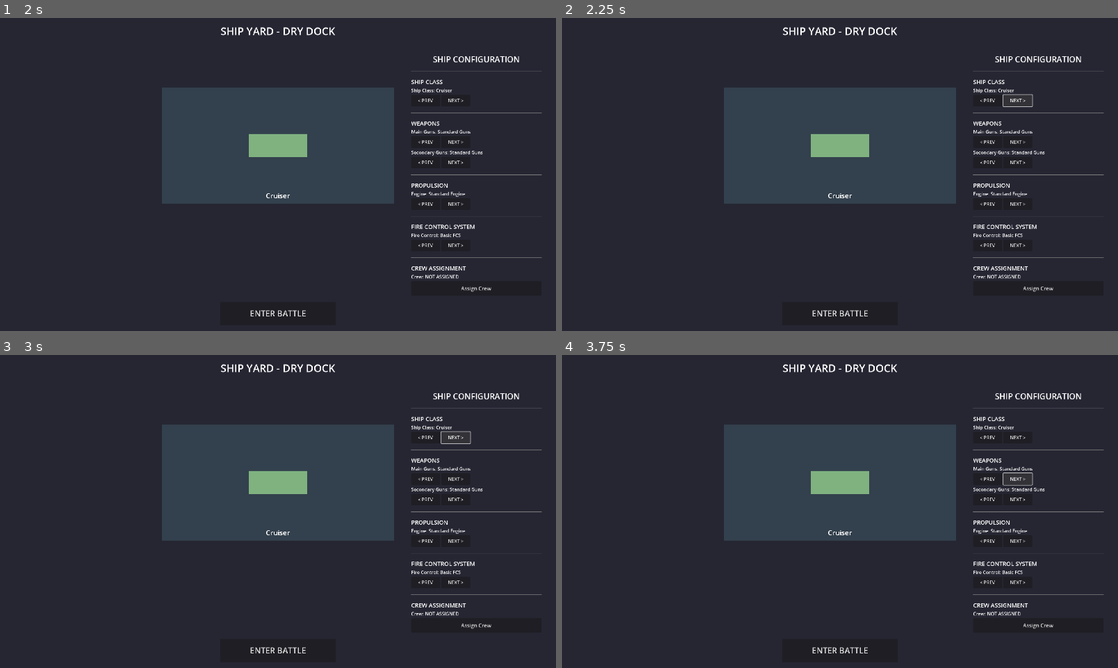
Above: before the commit, frames 1-4 (two rows, left to right).
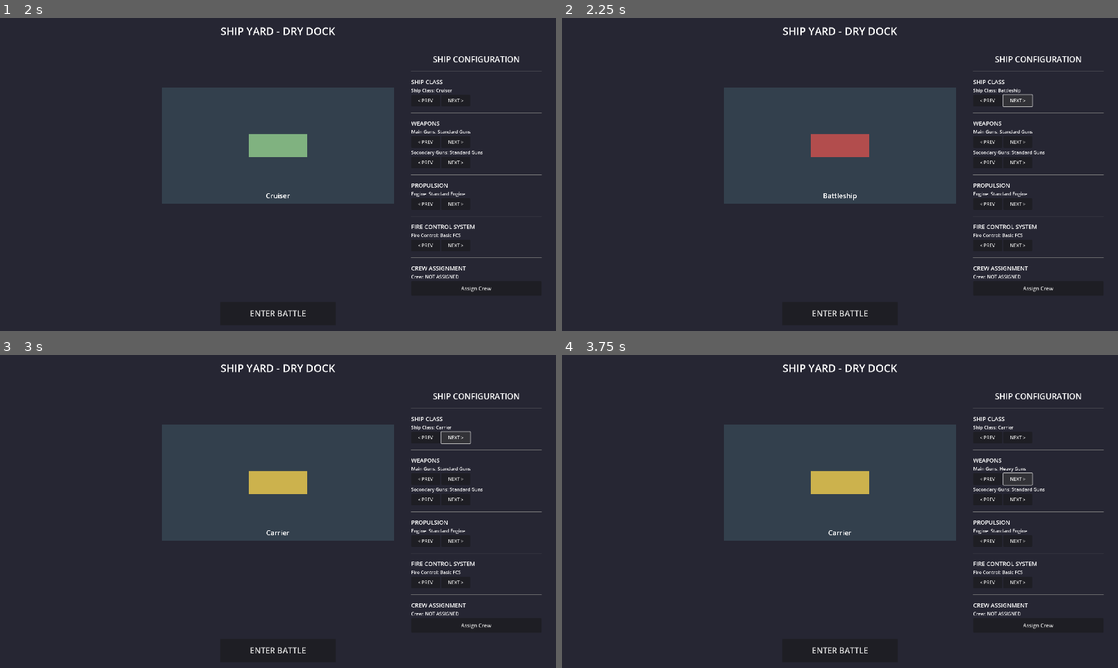
Above: after the commit, the same moments.

Repository: Hellboy20151011/Navalwars
Game: Godot game, scene res://scenes/login_screen.tscn
The game is run twice, just before and just after one commit, with the same random seed, the same clock (stepped at 60 frames per second) and the same inputs.
Inputs (mouse positions are in pixels of both pictures, inside the frame that each line leads up to):
- Up to frame 1 (2 s): click (278, 171) at 0.52 s; type "Alex" at 0.6 s; click (278, 202) at 0.75 s; type "12" at 0.83 s; click "LOGIN" at 1.25 s
- Up to frame 2 (2.25 s): click "NEXT >" at 2 s
- Up to frame 3 (3 s): click "NEXT >" at 2.75 s
- Up to frame 4 (3.75 s): click "NEXT >" at 3.5 s

Frame 1 is identical in both runs. In frame 2, 0.9% of the frame differs, in the area x 44-83%, y 22-59%; in frame 3, 0.8%; in frame 4, 0.9%.
Error before the commit: Cannot call method 'connect' on a null value. (res://scripts/ship_yard.gd:42)

Commit message:
Fix _connect_buttons null value error by correcting node paths in ship_yard.gd
Co-authored-by: Hellboy20151011 <189905498+Hellboy20151011@users.noreply.github.com>

Diff:
--- a/scripts/ship_yard.gd
+++ b/scripts/ship_yard.gd
@@ -39,22 +39,22 @@
 
 func _connect_buttons():
 	# Ship class selection
-	$UI/ConfigPanel/ShipClassSection/PrevClassButton.connect("pressed", _on_prev_ship_class)
-	$UI/ConfigPanel/ShipClassSection/NextClassButton.connect("pressed", _on_next_ship_class)
+	$UI/ConfigPanel/ShipClassSection/ButtonContainer/PrevClassButton.connect("pressed", _on_prev_ship_class)
+	$UI/ConfigPanel/ShipClassSection/ButtonContainer/NextClassButton.connect("pressed", _on_next_ship_class)
 
 	# Weapons configuration
-	$UI/ConfigPanel/WeaponsSection/PrevMainGunButton.connect("pressed", _on_prev_main_gun)
-	$UI/ConfigPanel/WeaponsSection/NextMainGunButton.connect("pressed", _on_next_main_gun)
-	$UI/ConfigPanel/WeaponsSection/PrevSecGunButton.connect("pressed", _on_prev_sec_gun)
-	$UI/ConfigPanel/WeaponsSection/NextSecGunButton.connect("pressed", _on_next_sec_gun)
+	$UI/ConfigPanel/WeaponsSection/MainGunButtons/PrevMainGunButton.connect("pressed", _on_prev_main_gun)
+	$UI/ConfigPanel/WeaponsSection/MainGunButtons/NextMainGunButton.connect("pressed", _on_next_main_gun)
+	$UI/ConfigPanel/WeaponsSection/SecGunButtons/PrevSecGunButton.connect("pressed", _on_prev_sec_gun)
+	$UI/ConfigPanel/WeaponsSection/SecGunButtons/NextSecGunButton.connect("pressed", _on_next_sec_gun)
 
 	# Propulsion configuration
-	$UI/ConfigPanel/PropulsionSection/PrevEngineButton.connect("pressed", _on_prev_engine)
-	$UI/ConfigPanel/PropulsionSection/NextEngineButton.connect("pressed", _on_next_engine)
+	$UI/ConfigPanel/PropulsionSection/EngineButtons/PrevEngineButton.connect("pressed", _on_prev_engine)
+	$UI/ConfigPanel/PropulsionSection/EngineButtons/NextEngineButton.connect("pressed", _on_next_engine)
 
 	# Fire control configuration
-	$UI/ConfigPanel/FireControlSection/PrevFCSButton.connect("pressed", _on_prev_fcs)
-	$UI/ConfigPanel/FireControlSection/NextFCSButton.connect("pressed", _on_next_fcs)
+	$UI/ConfigPanel/FireControlSection/FCSButtons/PrevFCSButton.connect("pressed", _on_prev_fcs)
+	$UI/ConfigPanel/FireControlSection/FCSButtons/NextFCSButton.connect("pressed", _on_next_fcs)
 
 	# Crew assignment
 	$UI/ConfigPanel/CrewSection/AssignCrewButton.connect("pressed", _on_assign_crew)
